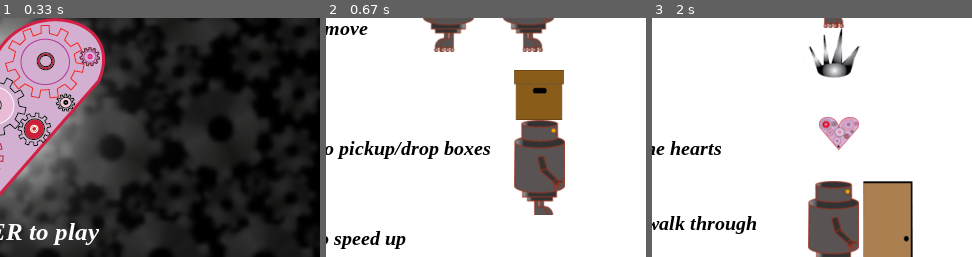
Above: before the commit, frames 1-3 (left to right).
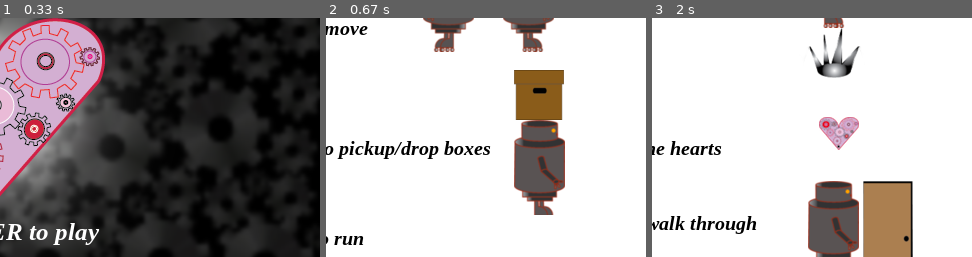
Above: after the commit, the same moments.

Repository: beatriceliang/RustyHeart
Game: pygame game, started from RustyHeart.py
Same seed, same stepped clock (60 frames per second), same inputs: the game is played once before the commit and once after it. The source is Python 2; it was converted automatically to run under Python 3.
Inputs:
- Up to frame 1 (0.33 s): no input
- Up to frame 2 (0.67 s): tap I at 0.33 s
- Up to frame 3 (2 s): hold Right 0.67-1.13 s; hold Left 1.17-1.63 s; hold Right from 1.67 s (still down)
The pictures show only the part of the screen within x 49-99%, y 32-81%; the shares and areas given below are measured in that part.

Frame 1 is identical in both runs. In frame 2, 0.6% of the frame differs, in the area x 2-25%, y 89-97%; in frame 3, nothing differs.

Commit message:
instructions

Diff:
--- a/RustyHeart.py
+++ b/RustyHeart.py
@@ -207,7 +207,6 @@
 						if event.key == pygame.K_UP:
 							if self.Door != None and self.Door.active and self.rusty.rect.centerx <= self.Door.rect.right and self.rusty.rect.centerx >= self.Door.rect.left and self.rusty.rect.centery >= self.Door.rect.top and self.rusty.rect.centery <= self.Door.rect.bottom:
 								self.Door = None
-								self.rusty.box.drop()
 								self.rusty.box = None
 								self.loadLevel('levels/level1.csv','images/factory.png')
 
@@ -281,7 +280,7 @@
 				upbox = afont.render("press to pickup/drop boxes",True,(0,0,0))
 				self.screen.blit(upbox,(255,270))
 
-				fast = afont.render("press to speed up",True,(0,0,0))
+				fast = afont.render("press to run",True,(0,0,0))
 				self.screen.blit(fast,(250,360))
 
 				rustyleft = pygame.image.load( "images/leftrusty.png" ).convert_alpha()
